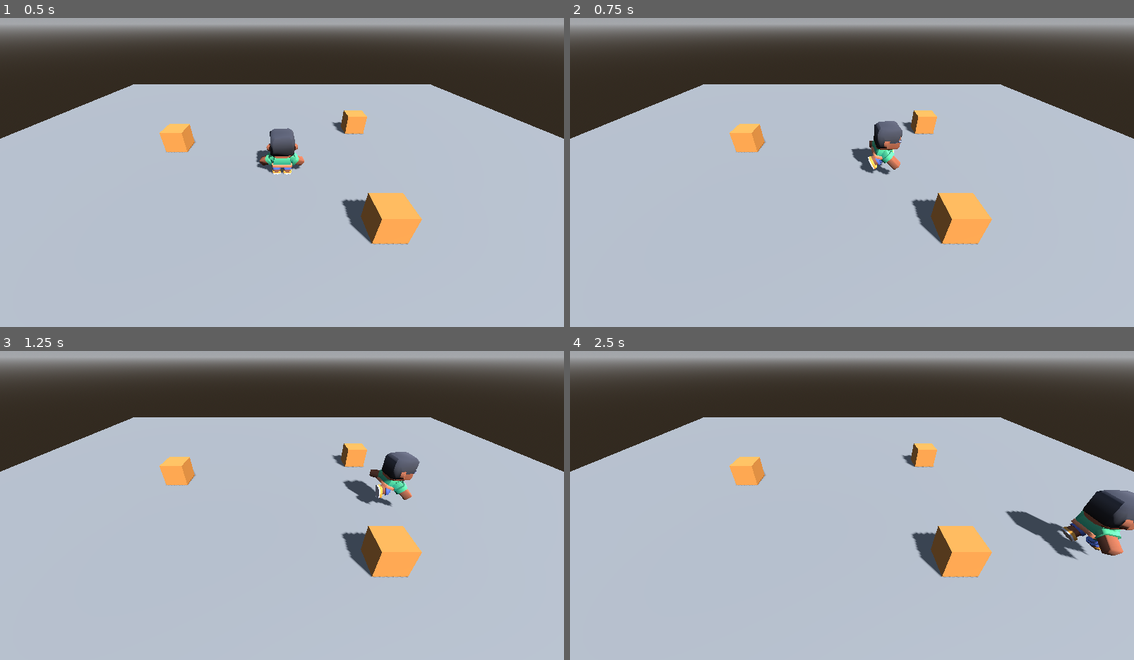
Above: before the commit, frames 1-4 (two rows, left to right).
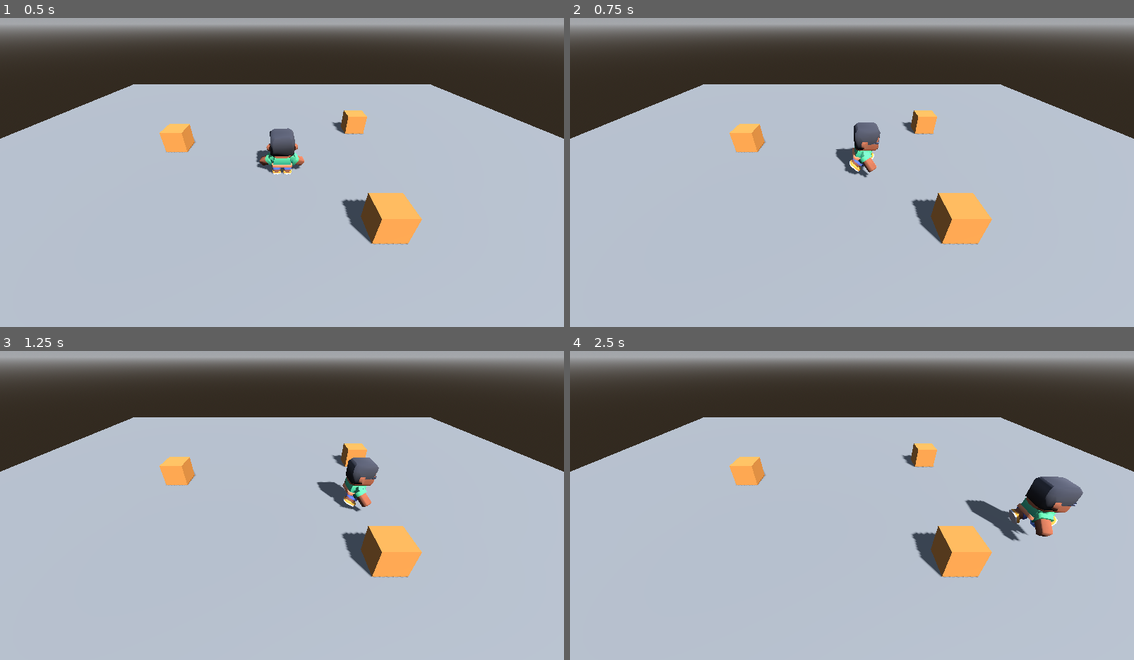
Above: after the commit, the same moments.

Repository: Ever3tt/taller-videojuego-3d
Game: Godot game, scene res://main.tscn
The game is run twice, just before and just after one commit, with the same random seed, the same clock (stepped at 60 frames per second) and the same inputs.
Inputs:
- Up to frame 1 (0.5 s): no input
- Up to frame 2 (0.75 s): tap Enter at 0.5 s; hold D (move_right) from 0.53 s (still down); hold Shift (correr) from 0.53 s (still down)
- Up to frame 3 (1.25 s): keep holding D (move_right); keep holding Shift (correr)
- Up to frame 4 (2.5 s): release D (move_right) at 1.28 s; release Shift (correr) at 1.28 s; hold S (move_down) 1.28-2.03 s; tap Shift (correr) at 1.35 s; hold D (move_right) from 2.03 s (still down); hold Shift (correr) from 2.03 s (still down)

Frame 1 is identical in both runs. In frame 2, 1.5% of the frame differs, in the area x 47-59%, y 33-52%; in frame 3, 1.9%; in frame 4, 4.1%, in the area x 69-100%, y 40-68%.

Commit message:
T7 N2 - Tarea A - arranque y frenado

Diff:
--- a/main.tscn
+++ b/main.tscn
@@ -1,7 +1,7 @@
-[gd_scene format=3]
+[gd_scene format=3 uid="uid://h24dlci7t2hg"]
 
-[ext_resource type="Script" path="res://personaje.gd" id="1_pj"]
-[ext_resource type="PackedScene" path="res://personaje/character-male-a.glb" id="2_modelo"]
+[ext_resource type="Script" uid="uid://cchv43eug6720" path="res://personaje.gd" id="1_pj"]
+[ext_resource type="PackedScene" uid="uid://bkmexfnojlmxi" path="res://personaje/character-male-a.glb" id="2_modelo"]
 
 [sub_resource type="ProceduralSkyMaterial" id="CieloMat"]
 
@@ -18,77 +18,77 @@
 [sub_resource type="BoxShape3D" id="PisoForma"]
 size = Vector3(30, 0.2, 30)
 
+[sub_resource type="BoxMesh" id="CajaMalla"]
+
+[sub_resource type="StandardMaterial3D" id="CajaMat"]
+albedo_color = Color(0.85, 0.55, 0.25, 1)
+
+[sub_resource type="BoxShape3D" id="CajaForma"]
+
 [sub_resource type="CapsuleShape3D" id="Capsula"]
 radius = 0.35
 height = 1.75
 
-[sub_resource type="BoxMesh" id="CajaMalla"]
+[node name="Main" type="Node3D" unique_id=129101772]
 
-[sub_resource type="BoxShape3D" id="CajaForma"]
-
-[sub_resource type="StandardMaterial3D" id="CajaMat"]
-albedo_color = Color(0.85, 0.55, 0.25, 1)
-
-[node name="Main" type="Node3D"]
-
-[node name="WorldEnvironment" type="WorldEnvironment" parent="."]
+[node name="WorldEnvironment" type="WorldEnvironment" parent="." unique_id=856175715]
 environment = SubResource("Entorno")
 
-[node name="DirectionalLight3D" type="DirectionalLight3D" parent="."]
+[node name="DirectionalLight3D" type="DirectionalLight3D" parent="." unique_id=475047633]
 transform = Transform3D(0.866025, -0.353553, 0.353553, 0, 0.707107, 0.707107, -0.5, -0.612372, 0.612372, 0, 6, 0)
 shadow_enabled = true
 
-[node name="Suelo" type="StaticBody3D" parent="."]
+[node name="Suelo" type="StaticBody3D" parent="." unique_id=311583657]
 
-[node name="MeshInstance3D" type="MeshInstance3D" parent="Suelo"]
+[node name="MeshInstance3D" type="MeshInstance3D" parent="Suelo" unique_id=533672928]
 mesh = SubResource("PisoMalla")
 
-[node name="CollisionShape3D" type="CollisionShape3D" parent="Suelo"]
+[node name="CollisionShape3D" type="CollisionShape3D" parent="Suelo" unique_id=981150391]
 transform = Transform3D(1, 0, 0, 0, 1, 0, 0, 0, 1, 0, -0.1, 0)
 shape = SubResource("PisoForma")
 
-[node name="Cajas" type="Node3D" parent="."]
+[node name="Cajas" type="Node3D" parent="." unique_id=1914114329]
 
-[node name="Caja1" type="StaticBody3D" parent="Cajas"]
+[node name="Caja1" type="StaticBody3D" parent="Cajas" unique_id=1801438083]
 transform = Transform3D(1, 0, 0, 0, 1, 0, 0, 0, 1, 4, 0.5, -4)
 
-[node name="MeshInstance3D" type="MeshInstance3D" parent="Cajas/Caja1"]
+[node name="MeshInstance3D" type="MeshInstance3D" parent="Cajas/Caja1" unique_id=319578392]
 mesh = SubResource("CajaMalla")
 surface_material_override/0 = SubResource("CajaMat")
 
-[node name="CollisionShape3D" type="CollisionShape3D" parent="Cajas/Caja1"]
+[node name="CollisionShape3D" type="CollisionShape3D" parent="Cajas/Caja1" unique_id=1616213621]
 shape = SubResource("CajaForma")
 
-[node name="Caja2" type="StaticBody3D" parent="Cajas"]
+[node name="Caja2" type="StaticBody3D" parent="Cajas" unique_id=2127215477]
 transform = Transform3D(1, 0, 0, 0, 1, 0, 0, 0, 1, -5, 0.5, -2)
 
-[node name="MeshInstance3D" type="MeshInstance3D" parent="Cajas/Caja2"]
+[node name="MeshInstance3D" type="MeshInstance3D" parent="Cajas/Caja2" unique_id=1717549643]
 mesh = SubResource("CajaMalla")
 surface_material_override/0 = SubResource("CajaMat")
 
-[node name="CollisionShape3D" type="CollisionShape3D" parent="Cajas/Caja2"]
+[node name="CollisionShape3D" type="CollisionShape3D" parent="Cajas/Caja2" unique_id=1063982936]
 shape = SubResource("CajaForma")
 
-[node name="Caja3" type="StaticBody3D" parent="Cajas"]
+[node name="Caja3" type="StaticBody3D" parent="Cajas" unique_id=627812499]
 transform = Transform3D(1, 0, 0, 0, 1, 0, 0, 0, 1, 3, 0.5, 3)
 
-[node name="MeshInstance3D" type="MeshInstance3D" parent="Cajas/Caja3"]
+[node name="MeshInstance3D" type="MeshInstance3D" parent="Cajas/Caja3" unique_id=1105185567]
 mesh = SubResource("CajaMalla")
 surface_material_override/0 = SubResource("CajaMat")
 
-[node name="CollisionShape3D" type="CollisionShape3D" parent="Cajas/Caja3"]
+[node name="CollisionShape3D" type="CollisionShape3D" parent="Cajas/Caja3" unique_id=1180650790]
 shape = SubResource("CajaForma")
 
-[node name="Camera3D" type="Camera3D" parent="."]
+[node name="Camera3D" type="Camera3D" parent="." unique_id=230708766]
 transform = Transform3D(1, 0, 0, 0, 0.819152, 0.573576, 0, -0.573576, 0.819152, 0, 5, 7)
 
-[node name="Personaje" type="CharacterBody3D" parent="." node_paths=PackedStringArray("camara")]
+[node name="Personaje" type="CharacterBody3D" parent="." unique_id=1594534788 node_paths=PackedStringArray("camara")]
 script = ExtResource("1_pj")
 camara = NodePath("../Camera3D")
 
-[node name="CollisionShape3D" type="CollisionShape3D" parent="Personaje"]
+[node name="CollisionShape3D" type="CollisionShape3D" parent="Personaje" unique_id=1454079454]
 transform = Transform3D(1, 0, 0, 0, 1, 0, 0, 0, 1, 0, 0.875, 0)
 shape = SubResource("Capsula")
 
-[node name="Modelo" parent="Personaje" instance=ExtResource("2_modelo")]
+[node name="Modelo" parent="Personaje" unique_id=2103107155 instance=ExtResource("2_modelo")]
 transform = Transform3D(-2.6, 0, 0, 0, 2.6, 0, 0, 0, -2.6, 0, 0, 0)
--- a/personaje.gd
+++ b/personaje.gd
@@ -1,14 +1,16 @@
 extends CharacterBody3D
 
 @export var camara: Camera3D
-@export var speed_caminar = 3.0
-@export var speed_correr = 6.0
+@export var speed_caminar = 2.5
+@export var speed_correr = 5.0
+@export var tiempo_arranque = 0.25
 @onready var anim = $Modelo/AnimationPlayer
 
 # Enchufes: otros scripts (las acciones del juego) cambian estas tres variables.
 var multiplicador = 1.0     # 1 = rapidez normal, 0.5 = la mitad, 0 = quieto
 var empuje = Vector3.ZERO   # velocidad extra en m/s (dash, retroceso)
 var accion = ""             # animación de la acción; "" = ninguna
+var avance = Vector3.ZERO   # la parte de la velocidad que dan las teclas
 
 
 func _ready():
@@ -29,16 +31,20 @@
 	var corre = Input.is_action_pressed("correr")
 	var speed = speed_correr if corre else speed_caminar
 
-	velocity.x = direction.x * speed * multiplicador + empuje.x
-	velocity.z = direction.z * speed * multiplicador + empuje.z
+	var objetivo = direction * speed * multiplicador
+	var paso = speed / tiempo_arranque * delta
+	avance = avance.move_toward(objetivo, paso)
+
+	velocity.x = avance.x + empuje.x
+	velocity.z = avance.z + empuje.z
 
 	if direction.length() > 0:
 		basis = Basis.looking_at(direction)
 	if accion != "":
 		anim.play(accion)
-	elif direction.length() > 0 and corre:
+	elif avance.length() > speed_caminar + 0.1:
 		anim.play("sprint")
-	elif direction.length() > 0:
+	elif avance.length() > 0.1:
 		anim.play("walk")
 	else:
 		anim.play("idle")
